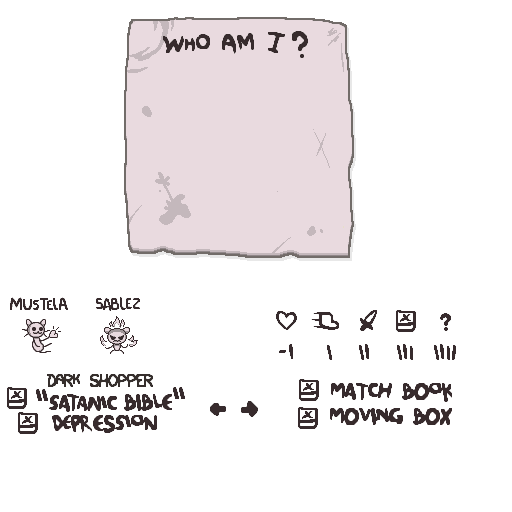
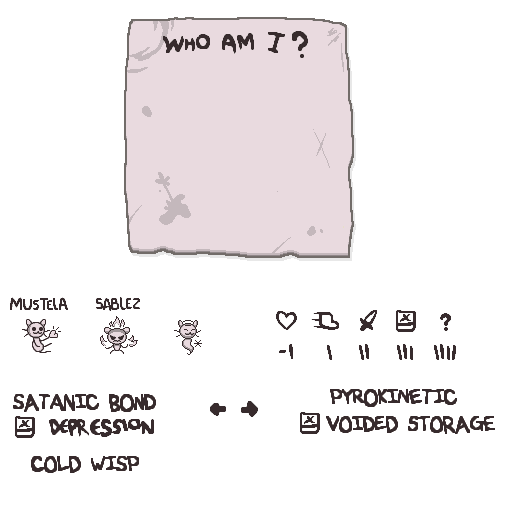
The second w=512, h=512 image is a revision of the first. Changes to its layers:
removed layer "Layer 7" over [47, 374, 153, 387]
showed "Layer 6", moved it above "Layer 3", painted on it over [31, 379, 185, 473]
added layer "Layer 3" above "Layer 5" over [174, 320, 202, 355]
painted on "Layer 5" over [36, 321, 197, 433]
moved "Layer 4" above "Layer 2", painted on it over [7, 320, 456, 434]
hid "Layer 2", painted on it over [174, 320, 452, 425]
showed "Layer 1", painted on it over [10, 320, 495, 438]